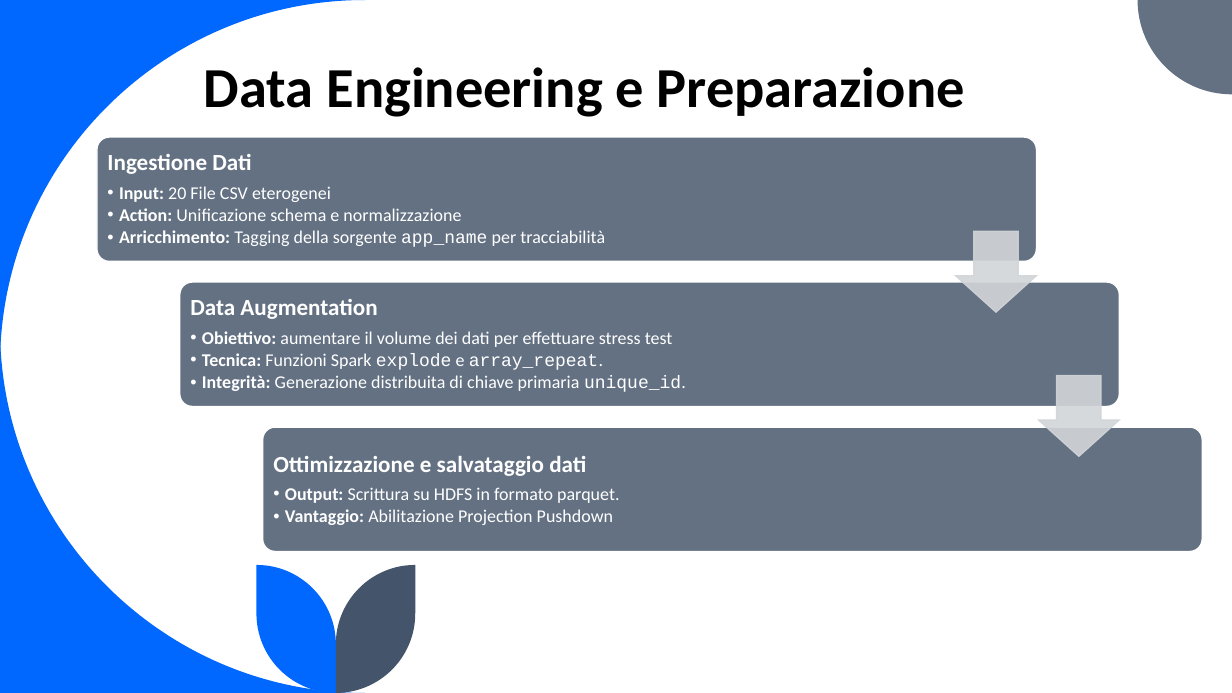
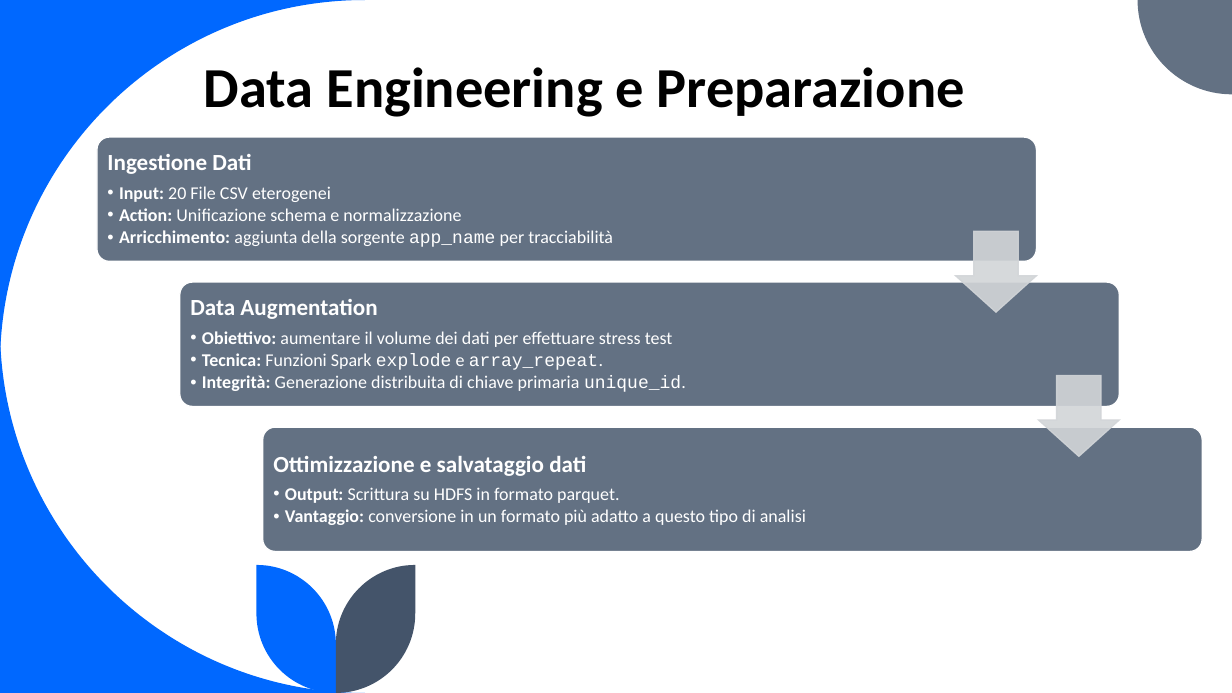
Before and after one commit to LorenzoColombo3/Sentiment_analysis_top_20_mobile_app, a slide deck: slide 4 of BENCHMARKING E SENTIMENT ANALYSIS SU CLUSTER SPARK.pptx (slide 5 before the commit). Drawn at 1232x693 pixels with LibreOffice and Linux fonts; fonts in the diff are those of the drawing. Boxes give left, top, right and bottom in pixels: in the first picture for what was removed or moved away, otherwise in the second. Text is boxed around its words. In the diff, an @@ line names an element or a change of style, - is before the commit and + after.

```diff
--- a/BENCHMARKING E SENTIMENT ANALYSIS SU CLUSTER SPARK.pptx
+++ b/BENCHMARKING E SENTIMENT ANALYSIS SU CLUSTER SPARK.pptx
@@ text at bbox=[119, 230, 613, 247]: text changed @@
-  • Arricchimento: Tagging della sorgente app_name per tracciabilità
+  • Arricchimento: aggiunta della sorgente app_name per tracciabilità
@@ text at bbox=[285, 509, 806, 525]: text changed @@
-  • Vantaggio: Abilitazione Projection Pushdown
+  • Vantaggio: conversione in un formato più adatto a questo tipo di analisi
```
Also in this commit, not shown: 4 other slides changed, 1 slide removed, 3 other files.
